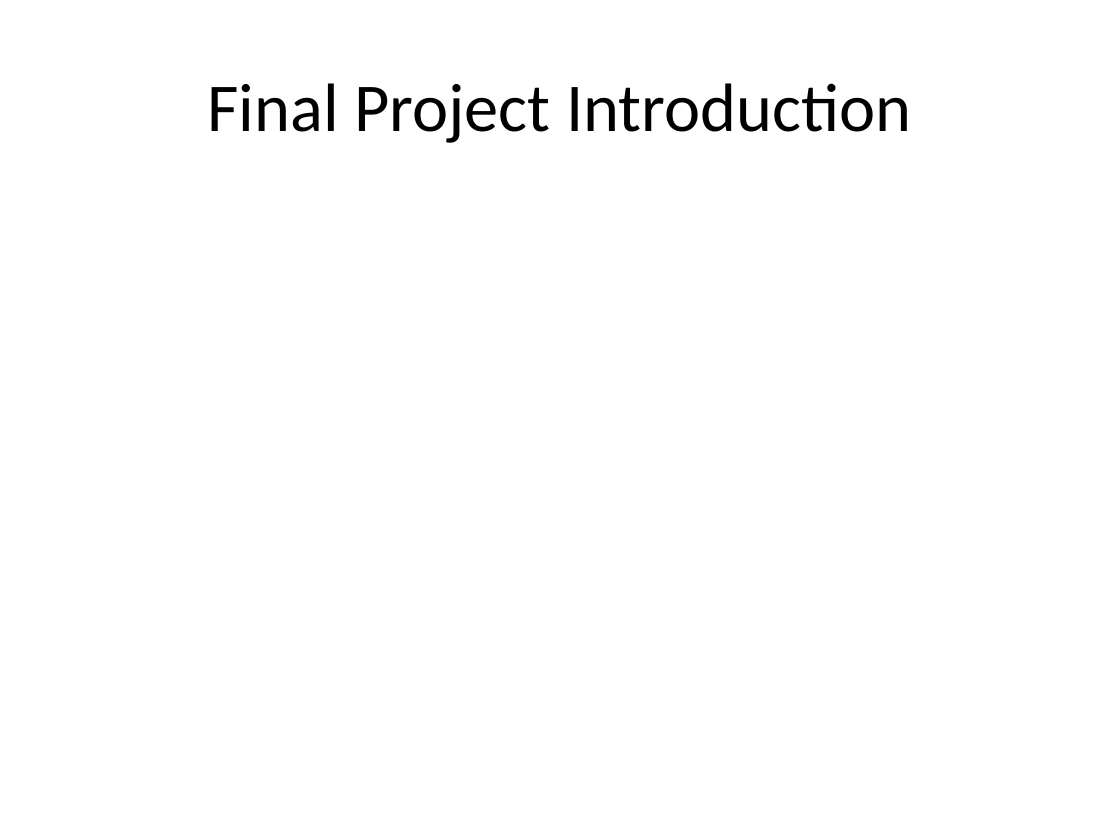
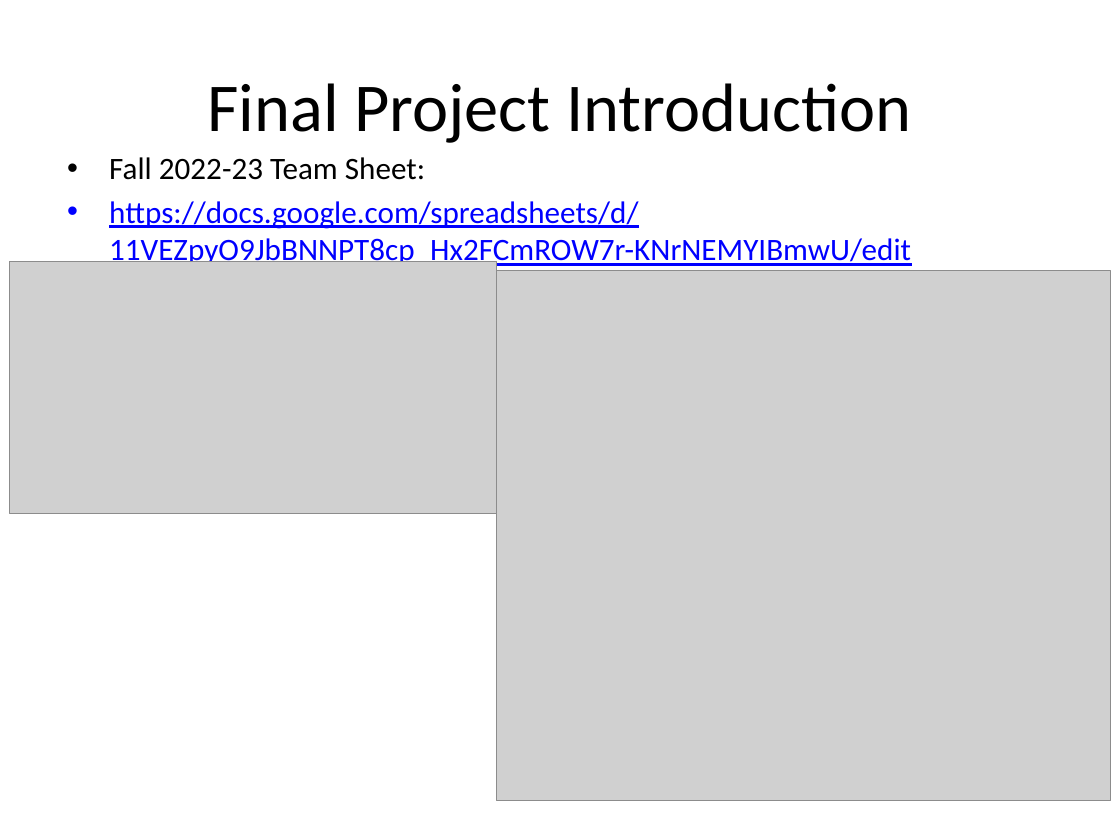
Before and after one commit to RHIT-CSSE/csse220, a slide deck: slide 3 of ClassMaterialsChunked/EventBasedGameLoop/Slides/EventBasedGameLoop.pptx. Drawn at 1120x840 pixels with LibreOffice and Linux fonts; fonts in the diff are those of the drawing; grey boxes stand for pictures. Boxes give left, top, right and bottom in pixels: in the first picture for what was removed or moved away, otherwise in the second. Text is boxed around its words. In the diff, an @@ line names an element or a change of style, - is before the commit and + after.

```diff
--- a/ClassMaterialsChunked/EventBasedGameLoop/Slides/EventBasedGameLoop.pptx
+++ b/ClassMaterialsChunked/EventBasedGameLoop/Slides/EventBasedGameLoop.pptx
@@ text added at [109, 157, 911, 268], 20 pt, text #0000FF, underline @@
+• Fall 2022-23 Team Sheet:
+• https://docs.google.com/spreadsheets/d/11VEZpyO9JbBNNPT8cp_Hx2FCmROW7r-KNrNEMYIBmwU/edit
@@ picture added at [10, 261, 497, 513] @@
@@ picture added at [496, 271, 1110, 801] @@
```
Also in this commit, not shown: 8 other slides changed, 4 slides added, 7 other files.
